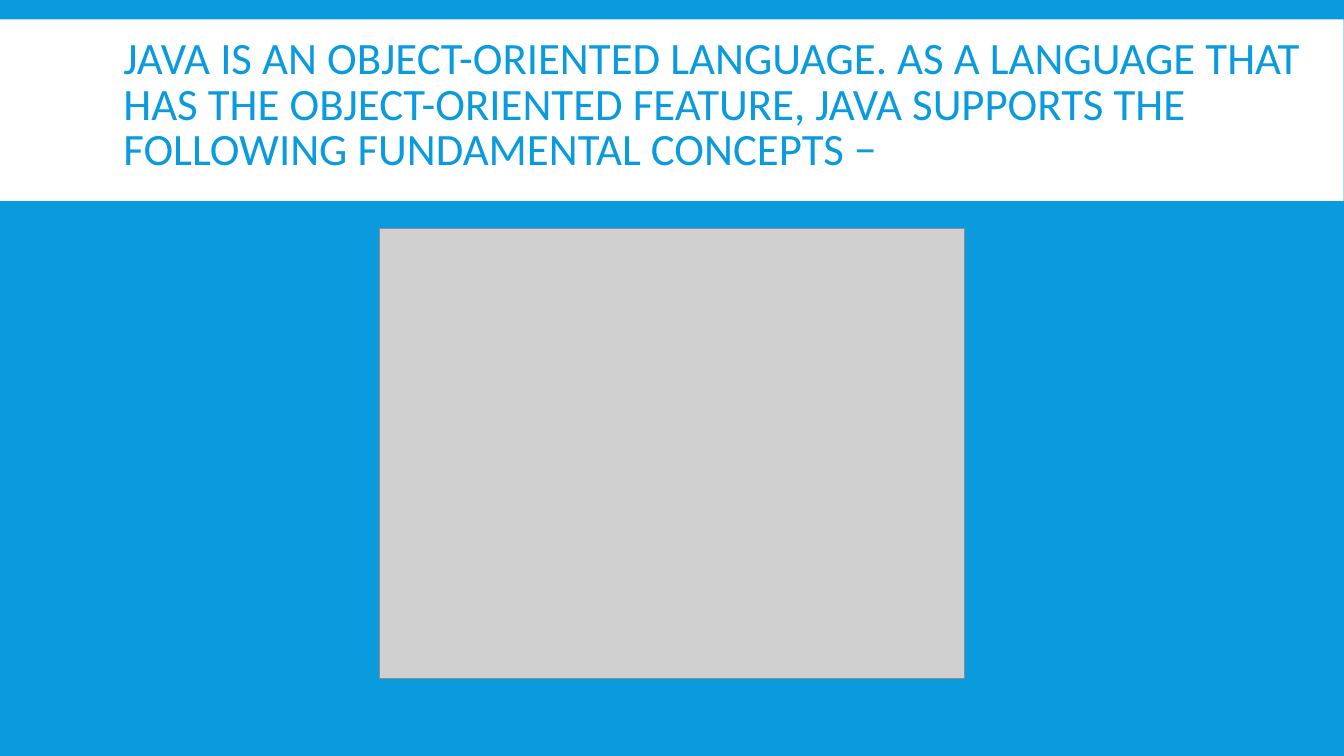
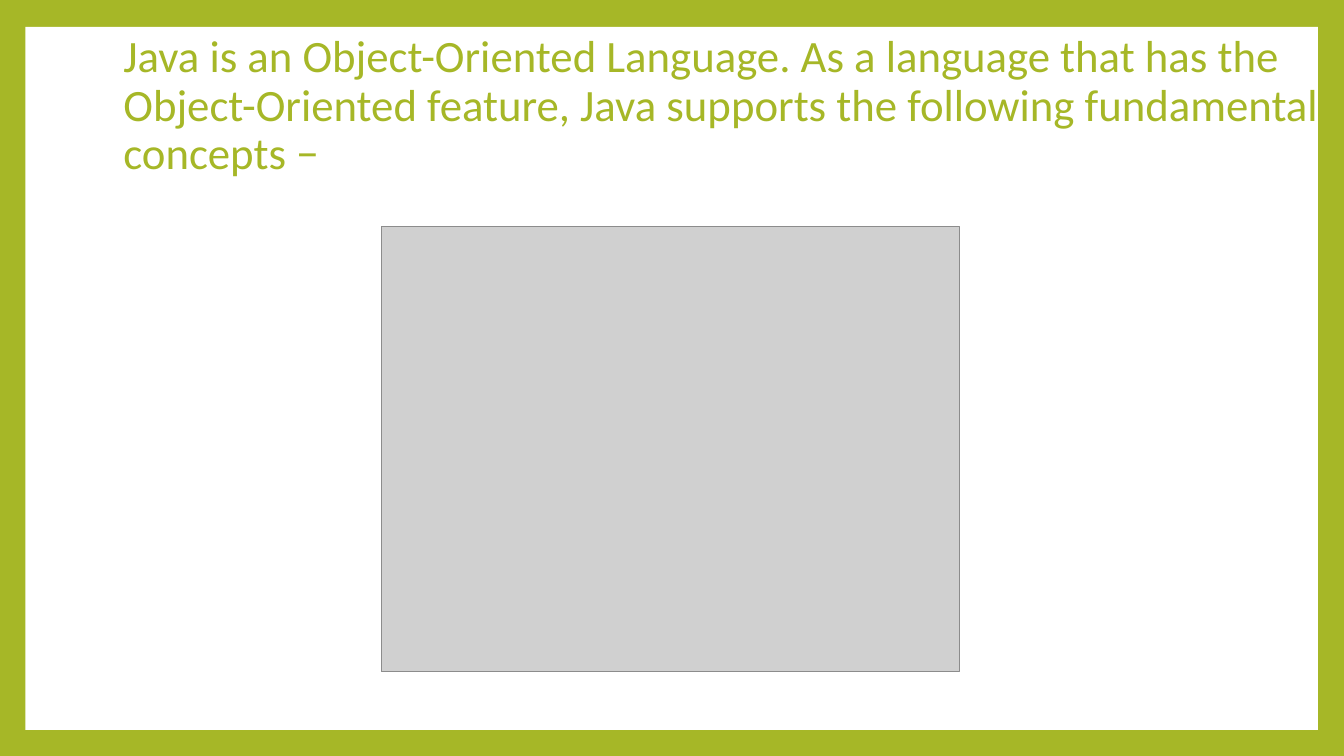
Before and after one commit to ramimhossain12/Java-Programming-Tutorial-OOP-Exercises, a slide deck: slide 2 of java tutarial for OOP/Object and Classes1.pptx. Drawn at 1344x756 pixels with LibreOffice and Linux fonts; fonts in the diff are those of the drawing; grey boxes stand for pictures. Boxes give left, top, right and bottom in pixels: in the first picture for what was removed or moved away, otherwise in the second. Text is boxed around its words. In the diff, an @@ line names an element or a change of style, - is before the commit and + after.

Commit message:
theme change

```diff
--- a/java tutarial for OOP/Object and Classes1.pptx
+++ b/java tutarial for OOP/Object and Classes1.pptx
@@ background #099BDD to #A6B727 @@
@@ rectangle: place and size @@
-rectangle at <box>0,19,1344,201</box>
+rectangle at <box>25,27,1318,730</box>
@@ title at <box>123,41,1318,177</box>: text changed; text colour #099BDD to #A6B727 @@
-JAVA IS AN OBJECT-ORIENTED LANGUAGE. AS A LANGUAGE THAT HAS THE OBJECT-ORIENTED FEATURE, JAVA SUPPORTS THE FOLLOWING FUNDAMENTAL CONCEPTS −
+Java is an Object-Oriented Language. As a language that has the Object-Oriented feature, Java supports the following fundamental concepts −
@@ picture: place and size @@
-picture at <box>379,229,964,680</box>
+picture at <box>381,227,959,673</box>
```
Also in this commit, not shown: 5 other slides changed.
